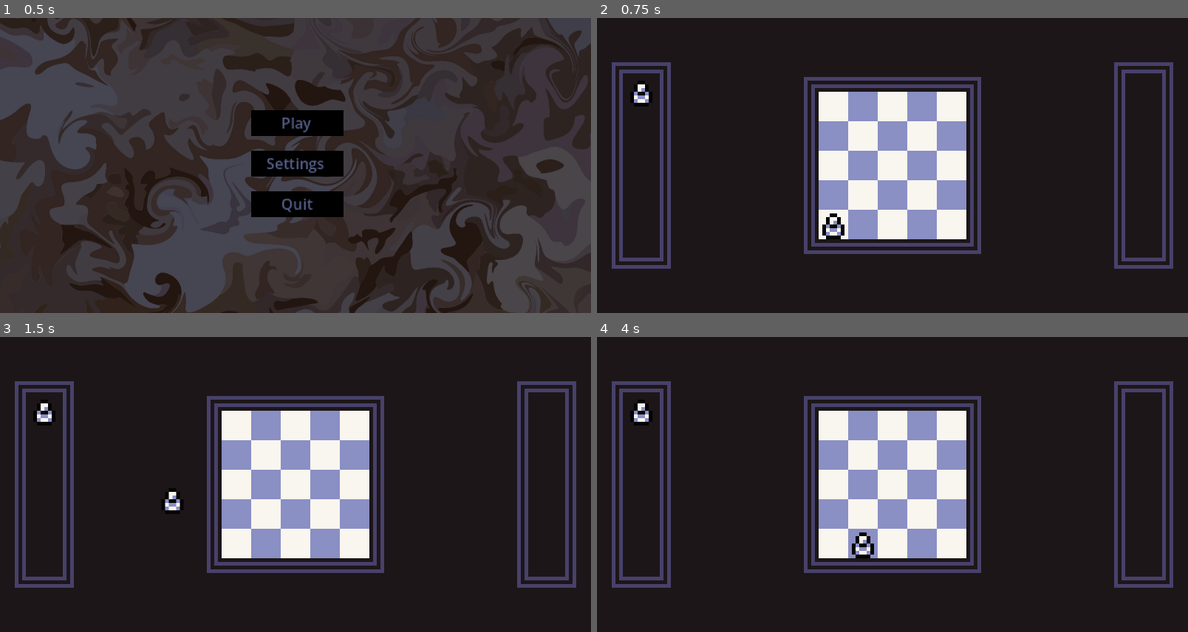
Above: before the commit, frames 1-4 (two rows, left to right).
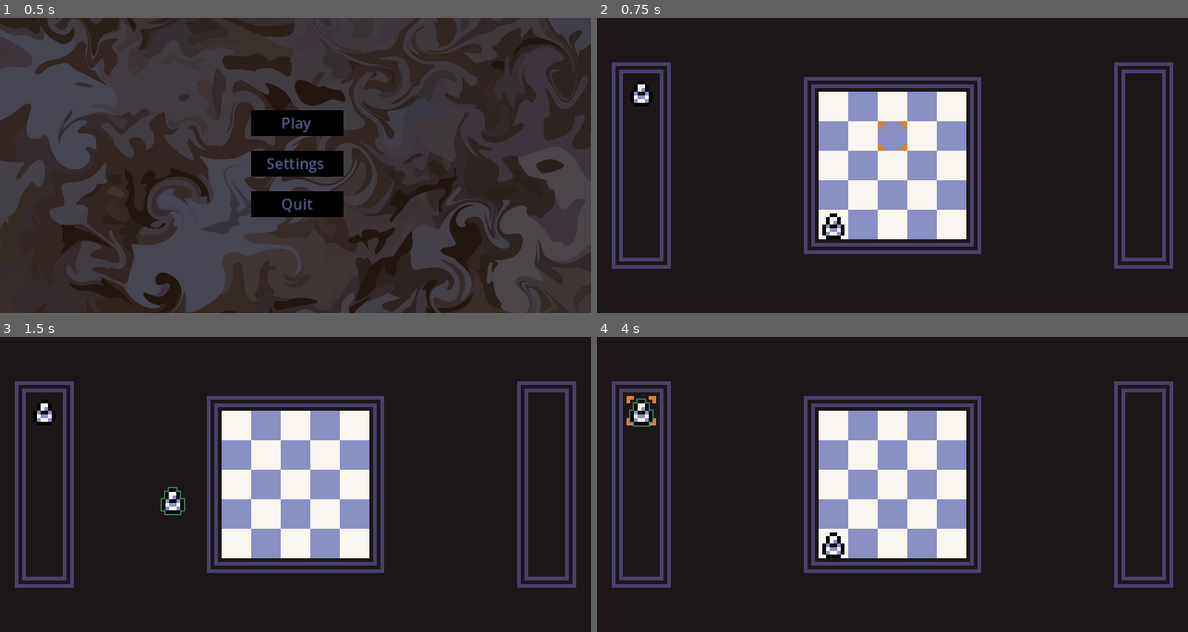
Above: after the commit, the same moments.

Repository: dcmbrk/chess
Game: Godot game, scene res://scenes/main-menu/main_menu.tscn
Two runs of this game, one before a commit and one after it. Both use one fixed random seed, a clock stepped at 60 frames per second and the inputs below.
Inputs (mouse positions are in pixels of both pictures, inside the frame that each line leads up to):
- Up to frame 1 (0.5 s): no input
- Up to frame 2 (0.75 s): click "Play" at 0.5 s
- Up to frame 3 (1.5 s): tap Enter at 1.25 s; drag from (236, 543) to (47, 410) at 1.27 s
- Up to frame 4 (4 s): drag from (644, 410) to (862, 543) at 2.02 s; move the mouse to (715, 440) at 2.77 s; press the mouse at (715, 440) at 2.78 s; release the mouse at (715, 440) at 3.5 s; tap Space at 3.5 s; drag from (922, 484) to (644, 410) at 3.52 s

Frame 1 is identical in both runs. In frame 2, less than 0.1% of the frame differs, in the area x 47-53%, y 35-45%; in frame 3, 0.1%; in frame 4, 0.6%, in the area x 5-47%, y 20-75%.

Commit message:
Add outline highlight, tile hightlight, velocity rotation.

Diff:
--- /dev/null
+++ b/chess/assets/shaders/2d_outline.gdshader
@@ -0,0 +1,19 @@
+// source: https://godotshaders.com/shader/canvas-group-outline/
+shader_type canvas_item;
+
+uniform vec3 line_color: source_color = vec3(1.0);
+uniform int line_thickness: hint_range(0, 10) = 1;
+uniform sampler2D screen_texture : hint_screen_texture, repeat_disable, filter_nearest;
+
+void fragment() {
+	vec2 size = SCREEN_PIXEL_SIZE * float(line_thickness);
+	float line_alpha = 0.0;
+	for (float i = -size.x; i <= size.x; i += SCREEN_PIXEL_SIZE.x) {
+		for (float j = -size.y; j <= size.y; j += SCREEN_PIXEL_SIZE.y) {
+			line_alpha += texture(screen_texture, SCREEN_UV + vec2(i, j)).a;
+		}
+	}
+	vec4 colour = texture(screen_texture, SCREEN_UV);
+	vec4 outline = vec4(line_color, min(line_alpha, 1.0));
+	COLOR *= mix(outline, colour, colour.a);
+}
--- /dev/null
+++ b/chess/assets/shaders/2d_outline_shader.tres
@@ -0,0 +1,9 @@
+[gd_resource type="ShaderMaterial" format=3 uid="uid://bb8m5fhpi4wqn"]
+
+[ext_resource type="Shader" uid="uid://cniya0cuiakth" path="res://assets/shaders/2d_outline.gdshader" id="1_jrprq"]
+
+[resource]
+resource_local_to_scene = true
+shader = ExtResource("1_jrprq")
+shader_parameter/line_color = Color(1, 1, 1, 1)
+shader_parameter/line_thickness = 0
--- a/chess/assets/sprites/sprites.tres
+++ b/chess/assets/sprites/sprites.tres
@@ -397,6 +397,7 @@
 8:35/0 = 0
 9:35/0 = 0
 10:35/0 = 0
+11:0/0 = 0
 
 [resource]
 tile_size = Vector2i(8, 8)
--- a/chess/components/drag_and_drop.gd
+++ b/chess/components/drag_and_drop.gd
@@ -1,10 +1,11 @@
 class_name DragAndDrop
 extends Node
 
-signal drag
-signal drop(start_position: Vector2)
+signal started
+signal canceled(start_position: Vector2)
+signal dropped(start_position: Vector2)
 
-@export var enable := true
+@export var enabled := true
 @export var target: Area2D
 enum STATES { IDLE, DRAGGING }
 var state: STATES = STATES.IDLE
@@ -20,7 +21,7 @@
 		target.global_position = target.get_global_mouse_position() + offset
 
 func _on_target_input_event(viewport: Node, event: InputEvent):
-	if not enable:
+	if not enabled:
 		return
 
 	var dragging_object := get_tree().get_first_node_in_group("dragging")
@@ -36,12 +37,12 @@
 	starting_position = target.global_position
 	offset =  target.global_position - target.get_global_mouse_position()
 	state = STATES.DRAGGING
-	drag.emit()
+	started.emit()
 	target.z_index = 99
 	target.add_to_group("dragging")
 
 func _end_dragging() -> void:
 	state = STATES.IDLE
-	drop.emit(starting_position)
+	dropped.emit(starting_position)
 	target.remove_from_group("dragging")
 	target.z_index = 0
--- /dev/null
+++ b/chess/components/outline_highlighter.gd
@@ -0,0 +1,18 @@
+class_name OutlineHighlighter
+extends Node
+
+@export var visuals: CanvasGroup
+@export var outline_color: Color
+@export_range(1, 10) var outline_thickness: int
+
+
+func _ready() -> void:
+	visuals.material.set_shader_parameter("line_color", outline_color)
+
+
+func clear_highlight() -> void:
+	visuals.material.set_shader_parameter("line_thickness", 0)
+
+
+func highlight() -> void:
+	visuals.material.set_shader_parameter("line_thickness", outline_thickness)
--- /dev/null
+++ b/chess/components/play_area.gd
@@ -0,0 +1,25 @@
+class_name PlayArea
+extends TileMapLayer
+
+@export var unit_grid: UnitGrid
+
+var bounds: Rect2i
+
+func _ready() -> void:
+	bounds = Rect2i(Vector2.ZERO, unit_grid.size)
+
+
+func get_tile_from_global(global: Vector2) -> Vector2i:
+	return local_to_map(to_local(global))
+
+
+func get_global_from_tile(tile: Vector2i) -> Vector2:
+	return to_global(map_to_local(tile))
+
+
+func get_hovered_tile() -> Vector2i:
+	return local_to_map(get_local_mouse_position())
+
+
+func is_tile_in_bounds(tile: Vector2i) -> bool:
+	return bounds.has_point(tile)
--- /dev/null
+++ b/chess/components/tile_highlighter.gd
@@ -0,0 +1,34 @@
+class_name TileHighlighter
+extends Node
+
+@export var enabled: bool = true : set = _set_enabled
+@export var play_area: PlayArea
+@export var highlight_layer: TileMapLayer
+@export var tile: Vector2i
+
+@onready var source_id := play_area.tile_set.get_source_id(0)
+
+
+func _process(_delta: float) -> void:
+	if not enabled:
+		return
+
+	var selected_tile := play_area.get_hovered_tile()
+
+	if not play_area.is_tile_in_bounds(selected_tile):
+		highlight_layer.clear()
+		return
+
+	_update_tile(selected_tile)
+
+
+func _set_enabled(new_value: bool) -> void:
+	enabled = new_value
+
+	if not enabled and play_area:
+		highlight_layer.clear()
+
+
+func _update_tile(selected_tile: Vector2i) -> void:
+	highlight_layer.clear()
+	highlight_layer.set_cell(selected_tile, source_id, tile)
--- /dev/null
+++ b/chess/components/unit_grid.gd
@@ -0,0 +1,45 @@
+class_name UnitGrid
+extends Node2D
+
+signal unit_grid_changed
+
+@export var size: Vector2i
+
+var units: Dictionary
+
+
+func _ready() -> void:
+	for i in size.x:		for j in size.y:
+			units[Vector2i(i, j)] = null
+
+
+func add_unit(tile: Vector2i, unit: Node) -> void:
+	units[tile] = unit
+	unit_grid_changed.emit()
+
+
+func is_tile_occupied(tile: Vector2i) -> bool:
+	return units[tile] != null
+
+
+func is_grid_full() -> bool:
+	return units.keys().all(is_tile_occupied)
+
+
+func get_first_empty_tile() -> Vector2i:
+	for tile in units:
+		if not is_tile_occupied(tile):
+			return tile
+
+	# no empty tile
+	return Vector2i(-1, -1)
+
+
+func get_all_units() -> Array[Unit]:
+	var unit_array: Array[Unit] = []
+
+	for unit: Unit in units.values():
+		if unit:
+			unit_array.append(unit)
+
+	return unit_array
--- /dev/null
+++ b/chess/components/velocity_based_rotation.gd
@@ -0,0 +1,41 @@
+class_name VelocityBasedRotation
+extends Node
+
+@export var enabled: bool = true : set = _set_enabled
+@export var target: Node2D
+@export_range(0.25, 1.5) var lerp_seconds := 0.4
+@export var max_rotation_degrees := 50
+@export var x_velocity_threshold := 3.0
+
+var last_position: Vector2
+var velocity: Vector2
+var angle: float
+var progress: float
+var time_elapsed := 0.0
+
+
+func _physics_process(delta: float) -> void:
+	if not enabled or not target:
+		return
+
+	velocity = target.global_position - last_position
+	last_position = target.global_position
+	progress = time_elapsed / lerp_seconds
+
+	if abs(velocity.x) > x_velocity_threshold:
+		angle = velocity.normalized().x * deg_to_rad(max_rotation_degrees)
+	else:
+		angle = 0.0
+
+	target.rotation = lerp_angle(target.rotation, angle, progress)
+	time_elapsed += delta
+
+	if progress > 1.0:
+		time_elapsed = 0.0
+
+
+func _set_enabled(value: bool) -> void:
+	enabled = value
+
+	if target and enabled == false:
+		target.rotation = 0.0
--- a/chess/scenes/arena/arena.tscn
+++ b/chess/scenes/arena/arena.tscn
@@ -2,7 +2,10 @@
 
 [ext_resource type="TileSet" uid="uid://gsy51mcdujch" path="res://assets/sprites/sprites.tres" id="1_1qjuf"]
 [ext_resource type="Script" uid="uid://brh4p6rthcivm" path="res://scenes/arena/arena.gd" id="1_8trdl"]
-[ext_resource type="PackedScene" uid="uid://u1qjdot2v7ep" path="res://scenes/pieces/piece.tscn" id="3_5tue2"]
+[ext_resource type="PackedScene" uid="uid://u1qjdot2v7ep" path="res://scenes/units/unit.tscn" id="3_5tue2"]
+[ext_resource type="Script" uid="uid://y8w4rb0qd04q" path="res://components/play_area.gd" id="3_asdgj"]
+[ext_resource type="Script" uid="uid://6omh2knjq23j" path="res://components/unit_grid.gd" id="4_aj7ud"]
+[ext_resource type="Script" uid="uid://c3w2pswmywe0l" path="res://components/tile_highlighter.gd" id="6_jx0ua"]
 
 [node name="Arena" type="Node2D" unique_id=392534286]
 script = ExtResource("1_8trdl")
@@ -17,10 +20,12 @@
 tile_map_data = PackedByteArray("AAAAAAAAAAABAAAAAAAAAAEAAAABAAAAAAAAAAIAAAABAAAAAAAAAAMAAAABAAAAAAAAAAQAAAABAAAAAAAAAA …(3120 unchanged characters)…
 tile_set = ExtResource("1_1qjuf")
 
-[node name="Board" type="TileMapLayer" parent="." unique_id=166207210]
+[node name="Board" type="TileMapLayer" parent="." unique_id=166207210 node_paths=PackedStringArray("unit_grid")]
 position = Vector2(60, 20)
 tile_map_data = PackedByteArray("AAAAAAAAAAAEAAEAAAAAAAEAAAAFAAEAAAAAAAIAAAAEAAEAAAAAAAMAAAAFAAEAAAAAAAQAAAAEAAEAAAABAA …(704 unchanged characters)…
 tile_set = ExtResource("1_1qjuf")
+script = ExtResource("3_asdgj")
+unit_grid = NodePath("BoardUnitGrid")
 
 [node name="Piece" parent="Board" unique_id=725347935 instance=ExtResource("3_5tue2")]
 position = Vector2(4, 36)
@@ -28,18 +33,57 @@
 [node name="Highlight" type="TileMapLayer" parent="Board" unique_id=176524095]
 tile_set = ExtResource("1_1qjuf")
 
-[node name="Bench" type="TileMapLayer" parent="." unique_id=1256988960]
+[node name="TileHighlighter" type="Node" parent="Board" unique_id=588278494 node_paths=PackedStringArray("play_area", "highlight_layer")]
+script = ExtResource("6_jx0ua")
+play_area = NodePath("..")
+highlight_layer = NodePath("../Highlight")
+tile = Vector2i(11, 0)
+metadata/_custom_type_script = "uid://c3w2pswmywe0l"
+
+[node name="BoardUnitGrid" type="Node2D" parent="Board" unique_id=1325008972]
+script = ExtResource("4_aj7ud")
+size = Vector2i(5, 5)
+
+[node name="Bench" type="TileMapLayer" parent="." unique_id=1256988960 node_paths=PackedStringArray("unit_grid")]
 position = Vector2(8, 16)
 tile_map_data = PackedByteArray("AAAAAP//AAABAAIAAAAAAAYAAAABAAQAAAABAP//AAACAAIAAAABAAYAAAACAAQAAAD/////AAAAAAIAAAD//w …(208 unchanged characters)…
 tile_set = ExtResource("1_1qjuf")
+script = ExtResource("3_asdgj")
+unit_grid = NodePath("BenchUnitGrid")
 
 [node name="Piece" parent="Bench" unique_id=1518674752 instance=ExtResource("3_5tue2")]
 
 [node name="Highlight" type="TileMapLayer" parent="Bench" unique_id=982483817]
+tile_set = ExtResource("1_1qjuf")
 
-[node name="Relics" type="TileMapLayer" parent="." unique_id=1137903977]
+[node name="TileHighlighter" type="Node" parent="Bench" unique_id=1133748969 node_paths=PackedStringArray("play_area", "highlight_layer")]
+script = ExtResource("6_jx0ua")
+play_area = NodePath("..")
+highlight_layer = NodePath("../Highlight")
+tile = Vector2i(11, 0)
+metadata/_custom_type_script = "uid://c3w2pswmywe0l"
+
+[node name="BenchUnitGrid" type="Node2D" parent="Bench" unique_id=1412097186]
+script = ExtResource("4_aj7ud")
+size = Vector2i(1, 6)
+
+[node name="Relics" type="TileMapLayer" parent="." unique_id=1137903977 node_paths=PackedStringArray("unit_grid")]
 position = Vector2(144, 16)
 tile_map_data = PackedByteArray("AAAAAP//AAABAAIAAAAAAAYAAAABAAQAAAABAP//AAACAAIAAAABAAYAAAACAAQAAAD/////AAAAAAIAAAD//w …(208 unchanged characters)…
 tile_set = ExtResource("1_1qjuf")
+script = ExtResource("3_asdgj")
+unit_grid = NodePath("RelicsUnitGrid")
 
 [node name="Highlight" type="TileMapLayer" parent="Relics" unique_id=1345279164]
+tile_set = ExtResource("1_1qjuf")
+
+[node name="TileHighlighter" type="Node" parent="Relics" unique_id=848930133 node_paths=PackedStringArray("play_area", "highlight_layer")]
+script = ExtResource("6_jx0ua")
+play_area = NodePath("..")
+highlight_layer = NodePath("../Highlight")
+tile = Vector2i(11, 0)
+metadata/_custom_type_script = "uid://c3w2pswmywe0l"
+
+[node name="RelicsUnitGrid" type="Node2D" parent="Relics" unique_id=1138909075]
+script = ExtResource("4_aj7ud")
+size = Vector2i(1, 6)
--- a/chess/scenes/pieces/piece.gd
+++ /dev/null
@@ -1,22 +0,0 @@
-class_name Piece
-extends Area2D
-
-@export var stats: PieceStats: set = set_stats
-@onready var skin: Sprite2D = $Skin
-@onready var drag_and_drop: DragAndDrop = $DragAndDrop
-
-func _ready() -> void:
-	drag_and_drop.drop.connect(reset)
-
-func reset(starting_position: Vector2) -> void:
-	#print(starting_position)
-	#global_position = starting_position
-	pass
-
-func set_stats(value: PieceStats) -> void:
-	stats = value
-
-	if not is_node_ready():
-		await ready
-
-	skin.region_rect.position = Vector2(stats.sprite_coordinates) * Arena.TILE_SIZE
--- a/chess/scenes/pieces/piece.tscn
+++ /dev/null
@@ -1,29 +0,0 @@
-[gd_scene format=3 uid="uid://u1qjdot2v7ep"]
-
-[ext_resource type="Texture2D" uid="uid://cgetgswp32rmu" path="res://assets/sprites/piece.png" id="1_0gcah"]
-[ext_resource type="Script" uid="uid://ct31546jpg57d" path="res://scenes/pieces/piece.gd" id="1_gr5wq"]
-[ext_resource type="Resource" uid="uid://ucokdn5hlxig" path="res://data/pieces/white_pawn.tres" id="2_o3pew"]
-[ext_resource type="Script" uid="uid://duc4d2hjhyibi" path="res://components/drag_and_drop.gd" id="4_mkiv8"]
-
-[sub_resource type="RectangleShape2D" id="RectangleShape2D_0gcah"]
-size = Vector2(8, 8)
-
-[node name="Piece" type="Area2D" unique_id=1518674752]
-position = Vector2(4, 4)
-script = ExtResource("1_gr5wq")
-stats = ExtResource("2_o3pew")
-
-[node name="CollisionShape2D" type="CollisionShape2D" parent="." unique_id=1969283550]
-shape = SubResource("RectangleShape2D_0gcah")
-
-[node name="Skin" type="Sprite2D" parent="." unique_id=422919070]
-texture = ExtResource("1_0gcah")
-region_enabled = true
-region_rect = Rect2(0, 16, 8, 8)
-
-[node name="DragAndDrop" type="Node" parent="." unique_id=560081720 node_paths=PackedStringArray("target")]
-script = ExtResource("4_mkiv8")
-target = NodePath("..")
-metadata/_custom_type_script = "uid://duc4d2hjhyibi"
-
-[connection signal="drop" from="DragAndDrop" to="." method="_on_drag_and_drop_drop"]
--- /dev/null
+++ b/chess/scenes/units/unit.gd
@@ -0,0 +1,51 @@
+class_name Unit
+extends Area2D
+
+@export var stats: PieceStats: set = set_stats
+@onready var skin: Sprite2D = %Skin
+@onready var drag_and_drop: DragAndDrop = $DragAndDrop
+@onready var velocity_based_rotation: VelocityBasedRotation = $VelocityBasedRotation
+@onready var outline_highlighter: OutlineHighlighter = $OutlineHighlighter
+
+func _ready() -> void:
+	drag_and_drop.started.connect(_on_drag_started)
+	drag_and_drop.canceled.connect(_on_drag_canceled)
+	drag_and_drop.dropped.connect(_on_drag_dropped)
+
+func _on_drag_started() -> void:
+	velocity_based_rotation.enabled = true
+	#outline_highlighter.clear_highlight()
+
+func _on_drag_canceled(start_position: Vector2) -> void:
+	reset_after_dragging(start_position)
+
+func _on_drag_dropped(start_position: Vector2) -> void:
+	reset_after_dragging(start_position)
+
+func reset_after_dragging(start_position: Vector2) -> void:
+	velocity_based_rotation.enabled = false
+	global_position = start_position
+
+func set_stats(value: PieceStats) -> void:
+	stats = value
+
+	if not is_node_ready():
+		await ready
+
+	skin.region_rect.position = Vector2(stats.sprite_coordinates) * Arena.TILE_SIZE
+
+
+func _on_mouse_entered() -> void:
+	if drag_and_drop.state == drag_and_drop.STATES.DRAGGING:
+		return
+
+	outline_highlighter.highlight()
+	z_index = 1
+
+
+func _on_mouse_exited() -> void:
+	if drag_and_drop.state == drag_and_drop.STATES.DRAGGING:
+		return
+
+	outline_highlighter.clear_highlight()
+	z_index = 0
--- /dev/null
+++ b/chess/scenes/units/unit.tscn
@@ -0,0 +1,50 @@
+[gd_scene format=3 uid="uid://u1qjdot2v7ep"]
+
+[ext_resource type="Texture2D" uid="uid://cgetgswp32rmu" path="res://assets/sprites/piece.png" id="1_0gcah"]
+[ext_resource type="Material" uid="uid://bb8m5fhpi4wqn" path="res://assets/shaders/2d_outline_shader.tres" id="1_3w4go"]
+[ext_resource type="Script" uid="uid://ct31546jpg57d" path="res://scenes/units/unit.gd" id="1_44d7s"]
+[ext_resource type="Resource" uid="uid://ucokdn5hlxig" path="res://data/pieces/white_pawn.tres" id="2_o3pew"]
+[ext_resource type="Script" uid="uid://duc4d2hjhyibi" path="res://components/drag_and_drop.gd" id="4_mkiv8"]
+[ext_resource type="Script" uid="uid://07jbv3fgt04j" path="res://components/velocity_based_rotation.gd" id="5_htf8o"]
+[ext_resource type="Script" uid="uid://bd5cnewgg1tfi" path="res://components/outline_highlighter.gd" id="6_scp0i"]
+
+[sub_resource type="RectangleShape2D" id="RectangleShape2D_0gcah"]
+size = Vector2(8, 8)
+
+[node name="Unit" type="Area2D" unique_id=1518674752]
+position = Vector2(4, 4)
+script = ExtResource("1_44d7s")
+stats = ExtResource("2_o3pew")
+
+[node name="CollisionShape2D" type="CollisionShape2D" parent="." unique_id=1969283550]
+shape = SubResource("RectangleShape2D_0gcah")
+
+[node name="Visuals" type="CanvasGroup" parent="." unique_id=1331217698]
+material = ExtResource("1_3w4go")
+
+[node name="Skin" type="Sprite2D" parent="Visuals" unique_id=422919070]
+unique_name_in_owner = true
+texture = ExtResource("1_0gcah")
+region_enabled = true
+region_rect = Rect2(0, 16, 8, 8)
+
+[node name="VelocityBasedRotation" type="Node" parent="." unique_id=91727580 node_paths=PackedStringArray("target")]
+script = ExtResource("5_htf8o")
+target = NodePath("../Visuals/Skin")
+x_velocity_threshold = 1.0
+metadata/_custom_type_script = "uid://07jbv3fgt04j"
+
+[node name="OutlineHighlighter" type="Node" parent="." unique_id=1988387880 node_paths=PackedStringArray("visuals")]
+script = ExtResource("6_scp0i")
+visuals = NodePath("../Visuals")
+outline_color = Color(0.2509804, 0.5686275, 0.42352942, 1)
+outline_thickness = 3
+metadata/_custom_type_script = "uid://bd5cnewgg1tfi"
+
+[node name="DragAndDrop" type="Node" parent="." unique_id=560081720 node_paths=PackedStringArray("target")]
+script = ExtResource("4_mkiv8")
+target = NodePath("..")
+metadata/_custom_type_script = "uid://duc4d2hjhyibi"
+
+[connection signal="mouse_entered" from="." to="." method="_on_mouse_entered"]
+[connection signal="mouse_exited" from="." to="." method="_on_mouse_exited"]
Not shown, added: chess/assets/shaders/2d_outline.gdshader.uid
Binary file changed: chess/assets/sprites/SpriteSheet.png
Not shown, added: chess/components/outline_highlighter.gd.uid
Not shown, added: chess/components/play_area.gd.uid
Not shown, added: chess/components/tile_highlighter.gd.uid
Not shown, added: chess/components/unit_grid.gd.uid
Not shown, added: chess/components/velocity_based_rotation.gd.uid
Renamed: chess/scenes/pieces/piece.gd.uid -> chess/scenes/units/unit.gd.uid
